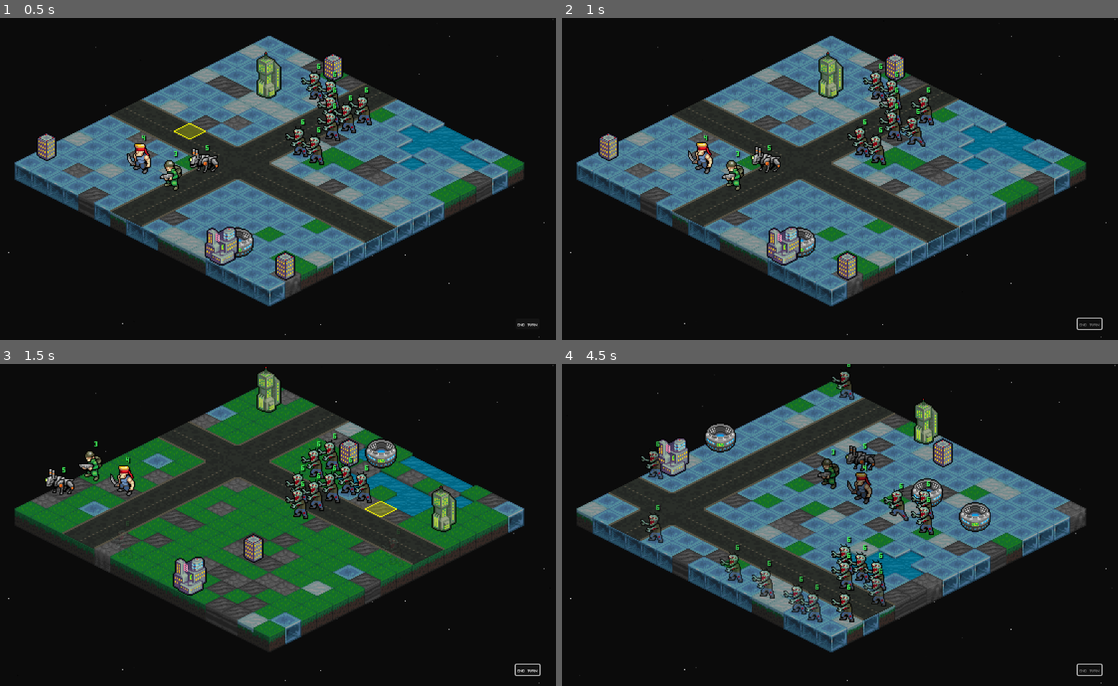
Above: before the commit, frames 1-4 (two rows, left to right).
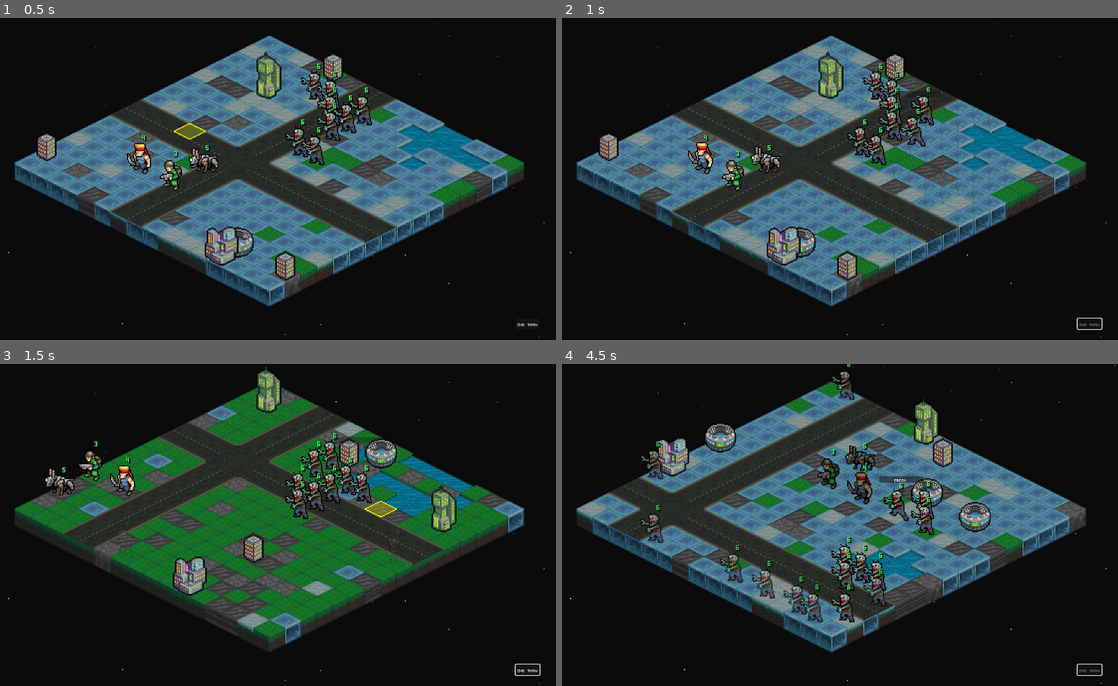
Above: after the commit, the same moments.

Repository: Tekknobot/MEKIII
Game: Godot game, scene res://scenes/Game.tscn
Same seed, same stepped clock (60 frames per second), same inputs: the game is played once before the commit and once after it.
Inputs (mouse positions are in pixels of both pictures, inside the frame that each line leads up to):
- Up to frame 1 (0.5 s): no input
- Up to frame 2 (1 s): click "End Turn" at 0.5 s
- Up to frame 3 (1.5 s): tap Enter at 1.25 s; move the mouse to (394, 508) at 1.27 s; tap R at 1.35 s; click (394, 508) at 1.42 s
- Up to frame 4 (4.5 s): tap Space (ui_select) at 1.52 s; drag from (717, 541) to (801, 589) at 2.02 s; click "End Turn" at 2.75 s; move the mouse to (890, 454) at 3.52 s; tap R at 3.6 s; click (890, 454) at 3.67 s; click "End Turn" at 4.25 s

Frame 1 is identical in both runs. In frame 2, less than 0.1% of the frame differs, in the area x 60-68%, y 22-25%; in frame 3, less than 0.1%; in frame 4, 0.2%, in the area x 57-66%, y 34-37%.

Commit message:
Bubbles.

Diff:
--- a/scenes/Game.tscn
+++ b/scenes/Game.tscn
@@ -372,7 +372,6 @@
 "unit_hurt": ExtResource("40_27c7x")
 }
 tnt_unit_splash_damage = 1
-bubble_enabled = false
 bubble_ui_root_path = NodePath("../CanvasLayer/Bubbles")
 bubble_font = ExtResource("32_1gdd5")
 bubble_font_size = 16
--- a/scripts/map_controller.gd
+++ b/scripts/map_controller.gd
@@ -179,6 +179,12 @@
 @export var ringout_push_time := 0.18        # shove duration
 @export var ringout_fade_time := 0.22        # optional fade out after shove
 @export var ringout_drop_px := 10.0          # optional little drop while leaving
+
+@export var recruit_enabled: bool = true
+@export var recruit_once_per_structure_per_round: bool = true
+@export var recruit_fade_time: float = 1.55
+@export var recruit_sfx: StringName = &"recruit_spawn"
+var recruit_round_stamp: int = 0
 
 func _sfx(cue: StringName, vol := 1.0, pitch := 1.0, world_pos: Variant = null) -> void:
 	if SFX == null:
@@ -362,6 +368,7 @@
 		return
 
 	clear_all()
+	recruit_round_stamp += 1
 
 	# Structure-blocked cells from Game
 	var structure_blocked: Dictionary = {}
@@ -1195,24 +1202,39 @@
 	if _unit_has_attacked(selected) and aim_mode == AimMode.SPECIAL:
 		return
 
-	# SPECIAL aim
+	# SPECIAL aim stays SPECIAL
 	if aim_mode == AimMode.SPECIAL:
 		_draw_special_range(selected, String(special_id))
 		return
 
-	# ATTACK preview
-	if aim_mode == AimMode.ATTACK:
-		if not _unit_has_attacked(selected):
-			_draw_attack_range(selected)
-
-	# MOVE preview
+	# -----------------------------------
+	# Decide what we SHOULD show, then force aim_mode to match
+	# -----------------------------------
+	var should_show_attack := false
+	var should_show_move := false
+
+	if _unit_has_attacked(selected):
+		# nothing to show (or you could show none)
+		should_show_attack = false
+		should_show_move = false
+	elif not _unit_has_moved(selected):
+		# still has move -> show move tiles
+		should_show_move = true
 	else:
-		if not _unit_has_moved(selected):
-			_draw_move_range(selected)
-		elif not _unit_has_attacked(selected):
-			_draw_attack_range(selected)
-
-
+		# moved but not attacked -> show attack tiles
+		should_show_attack = true
+
+	# ✅ If attack tiles will be shown, switch to ATTACK mode automatically
+	if should_show_attack:
+		aim_mode = AimMode.ATTACK
+	else:
+		aim_mode = AimMode.MOVE
+
+	# Draw overlays based on the final mode
+	if aim_mode == AimMode.ATTACK and should_show_attack:
+		_draw_attack_range(selected)
+	elif aim_mode == AimMode.MOVE and should_show_move:
+		_draw_move_range(selected)
 
 func _set_aim_mode(m: AimMode) -> void:
 	aim_mode = m
@@ -1419,6 +1441,11 @@
 		#await _check_overwatch_trigger(u, step_cell)
 
 	u.set_cell(target, terrain)
+
+	# After move complete + mines resolved:
+	if u != null and is_instance_valid(u) and u.team == Unit.Team.ALLY:
+		_try_recruit_near_structure(u)
+
 	if u.team == Unit.Team.ALLY:
 		_set_unit_moved(u, true)
 
@@ -3223,3 +3250,139 @@
 	_remove_unit_from_board_at_cell(def_cell)
 
 	_is_moving = false
+
+func _try_recruit_near_structure(mover: Unit) -> void:
+	if not recruit_enabled:
+		return
+	if mover == null or not is_instance_valid(mover):
+		return
+	if mover.team != Unit.Team.ALLY:
+		return
+	if ally_scenes.is_empty():
+		return
+	if terrain == null or units_root == null or grid == null:
+		return
+
+	# Find an adjacent structure cell (8-neighbors)
+	var s_cell := _find_adjacent_structure_cell(mover.cell)
+	if s_cell.x < -100:
+		return
+
+	# Optional: only recruit once per structure per round
+	if recruit_once_per_structure_per_round:
+		var s := _structure_at_cell(s_cell)
+		if s != null and is_instance_valid(s):
+			var stamp: int = int(s.get_meta("recruit_stamp", -999))
+			if stamp == recruit_round_stamp:
+				return
+			s.set_meta("recruit_stamp", recruit_round_stamp)
+
+	# Find an open adjacent tile to the structure (spawn location)
+	var spawn_cell := _find_open_adjacent_to_structure(s_cell)
+	if spawn_cell.x < 0:
+		return
+
+	_spawn_recruited_ally_fadein(spawn_cell)
+
+
+func _find_adjacent_structure_cell(cell: Vector2i) -> Vector2i:
+	# check 8-neighbors around the mover to see if any is occupied by a structure footprint
+	for dx in [-1, 0, 1]:
+		for dy in [-1, 0, 1]:
+			if dx == 0 and dy == 0:
+				continue
+			var c := cell + Vector2i(dx, dy)
+			if grid != null and grid.has_method("in_bounds") and not grid.in_bounds(c):
+				continue
+			var s := _structure_at_cell(c)
+			if s != null and is_instance_valid(s):
+				return c
+	return Vector2i(-999, -999)
+
+
+func _find_open_adjacent_to_structure(s_cell: Vector2i) -> Vector2i:
+	# Use structure-blocked dict if you have it
+	var structure_blocked: Dictionary = {} as Dictionary
+
+	if game_ref != null and "structure_blocked" in game_ref:
+		structure_blocked = game_ref.structure_blocked
+
+	var candidates: Array[Vector2i] = []
+	for dx in [-1, 0, 1]:
+		for dy in [-1, 0, 1]:
+			if dx == 0 and dy == 0:
+				continue
+			var c := s_cell + Vector2i(dx, dy)
+
+			if grid != null and grid.has_method("in_bounds") and not grid.in_bounds(c):
+				continue
+			if not _is_walkable(c):
+				continue
+			if structure_blocked.has(c):
+				continue
+			if units_by_cell.has(c):
+				continue
+			if mines_by_cell.has(c):
+				continue
+
+			candidates.append(c)
+
+	if candidates.is_empty():
+		return Vector2i(-1, -1)
+
+	# Prefer closer-to-player-ish: pick random is fine, but you can sort if you want
+	return candidates.pick_random()
+
+
+func _spawn_recruited_ally_fadein(spawn_cell: Vector2i) -> void:
+	var scene = ally_scenes.pick_random()
+	if scene == null:
+		return
+
+	var u := scene.instantiate() as Unit
+	if u == null:
+		return
+
+	units_root.add_child(u)
+	u.team = Unit.Team.ALLY
+	u.hp = u.max_hp
+
+	# Put on grid first
+	u.set_cell(spawn_cell, terrain)
+	units_by_cell[spawn_cell] = u
+	_set_unit_depth_from_world(u, u.global_position)
+
+	# Get render node AFTER set_cell (safer if scenes swap visuals etc.)
+	var ci := _get_unit_render_node(u)
+	if ci != null and is_instance_valid(ci):
+		var m := ci.modulate
+		m.a = 0.0
+		ci.modulate = m
+
+	_sfx(recruit_sfx, sfx_volume_world, randf_range(0.95, 1.05), _cell_world(spawn_cell))
+	_say(u, "Reinforcements!")
+
+	# Fade in
+	if ci != null and is_instance_valid(ci):
+		var tw := create_tween()
+		tw.set_trans(Tween.TRANS_SINE)
+		tw.set_ease(Tween.EASE_OUT)
+		tw.tween_property(ci, "modulate:a", 1.0, max(0.01, recruit_fade_time))
+
+		# ✅ Apply indicators AFTER fade (so they can't override alpha)
+		tw.finished.connect(func():
+			_apply_turn_indicators_all_allies()
+			if TM != null:
+				if TM.has_method("on_units_spawned"):
+					TM.on_units_spawned()
+				if TM.has_method("_update_special_buttons"):
+					TM._update_special_buttons()
+		)
+	else:
+		# No render node => just do tracking immediately
+		_apply_turn_indicators_all_allies()
+		if TM != null:
+			if TM.has_method("on_units_spawned"):
+				TM.on_units_spawned()
+			if TM.has_method("_update_special_buttons"):
+				TM._update_special_buttons()
